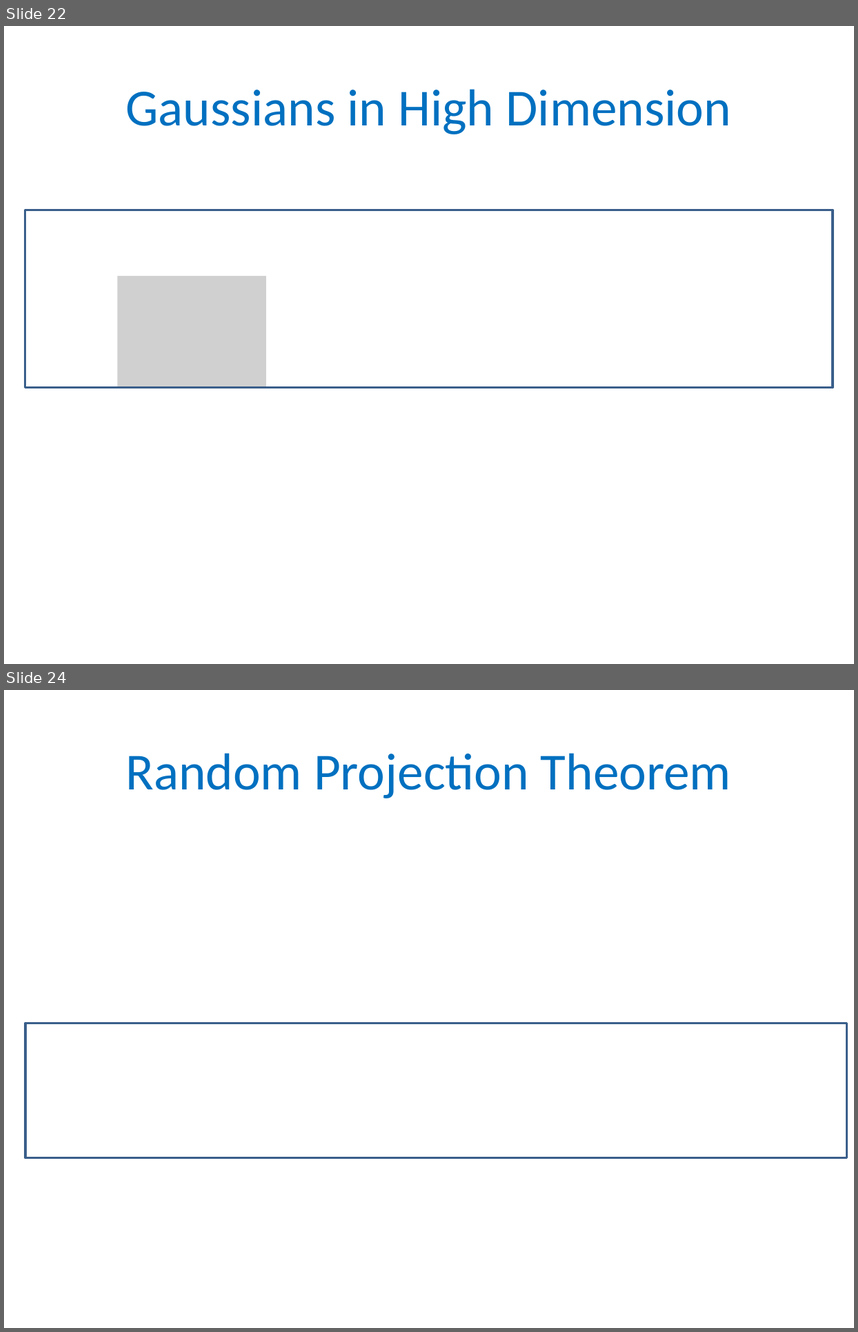
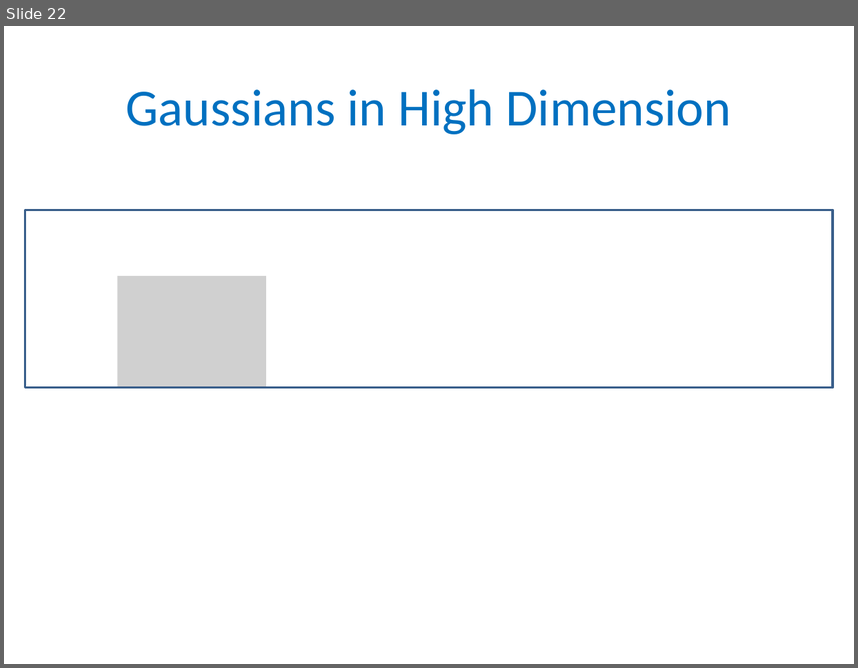
Before and after one commit to gyaroslavtsev/gyaroslavtsev.github.io, a slide deck: b609/lec02.pptx. Shown one above the other, each under a label of ours: slides 22 and 24 before the commit, slide 22 after it; the slides between them are not shown. The pictures are 858x1332 and 858x668 pixels, drawn with LibreOffice and Linux fonts; fonts in the diff are those of the drawing; grey boxes stand for pictures. Boxes give left, top, right and bottom in pixels: in the first picture for what was removed or moved away, otherwise in the second. Text is boxed around its words. In the diff, an @@ line names an element or a change of style, - is before the commit and + after.

```diff
--- a/b609/lec02.pptx
+++ b/b609/lec02.pptx
@@ slide 24 removed at [4, 690, 854, 1328], background #FFFFFF @@
@@ title removed at [125, 753, 731, 798] @@
-Random Projection Theorem
@@ rectangle removed at [25, 1023, 847, 1158] @@
```
Also in this commit, not shown: 1 slide changed, 2 other slides removed, 8 other files.
